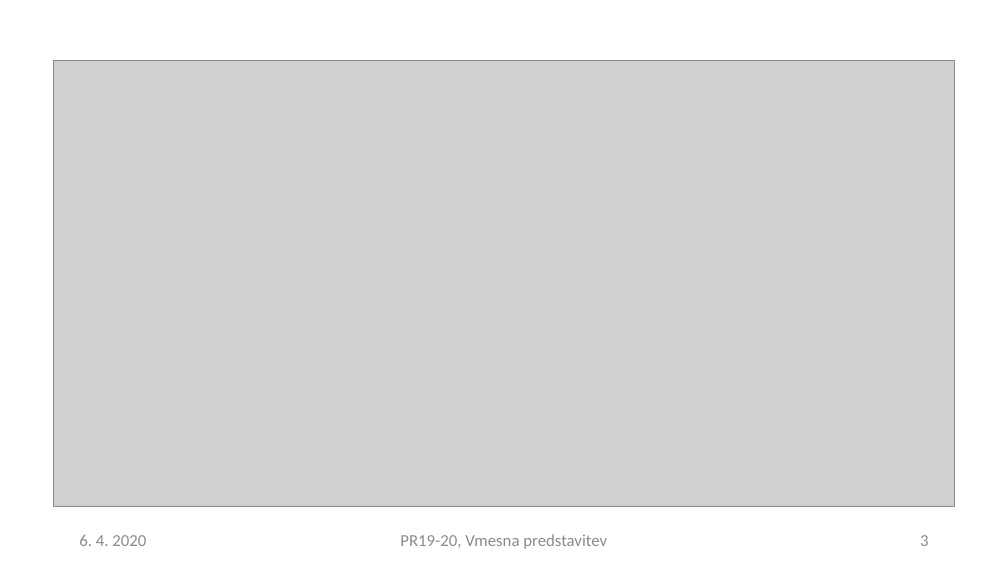
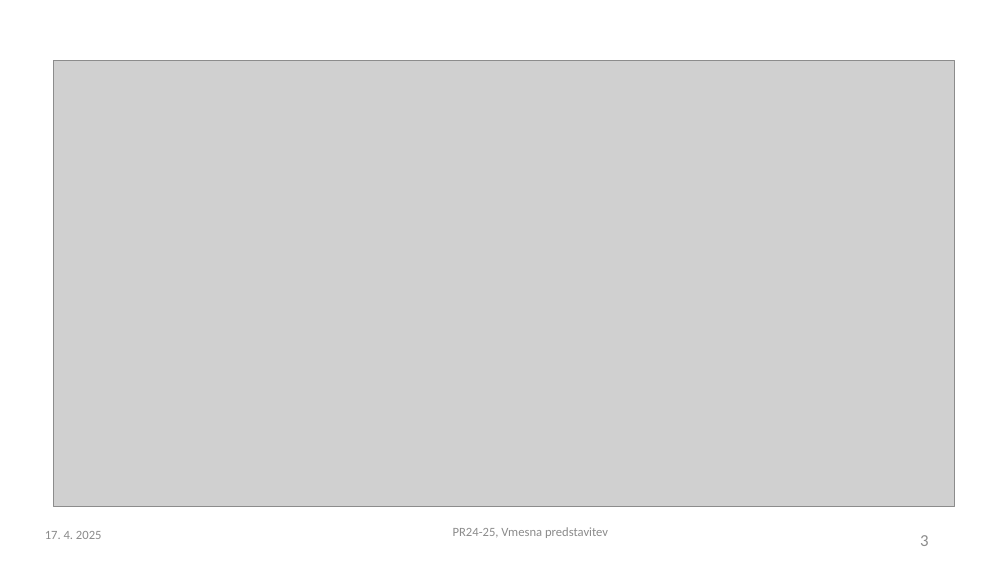
Before and after one commit to TeamsInsane/PR25_3, a slide deck: slide 3 of PR2024-25_VMESNA_3.pptx. Drawn at 1008x567 pixels with LibreOffice and Linux fonts; fonts in the diff are those of the drawing; grey boxes stand for pictures. Boxes give left, top, right and bottom in pixels: in the first picture for what was removed or moved away, otherwise in the second. Text is boxed around its words. In the diff, an @@ line names an element or a change of style, - is before the commit and + after.

```diff
--- a/PR2024-25_VMESNA_3.pptx
+++ b/PR2024-25_VMESNA_3.pptx
@@ text added at box(45, 531, 102, 539), 9 pt, text #8C8C8C @@
+17. 4. 2025
@@ text removed at box(79, 535, 146, 546) @@
-6. 4. 2020
@@ text at box(453, 527, 608, 538): text changed; size 12 to 9 pt @@
-PR19-20, Vmesna predstavitev
+PR24-25, Vmesna predstavitev
```
Also in this commit, not shown: 2 other slides changed.
